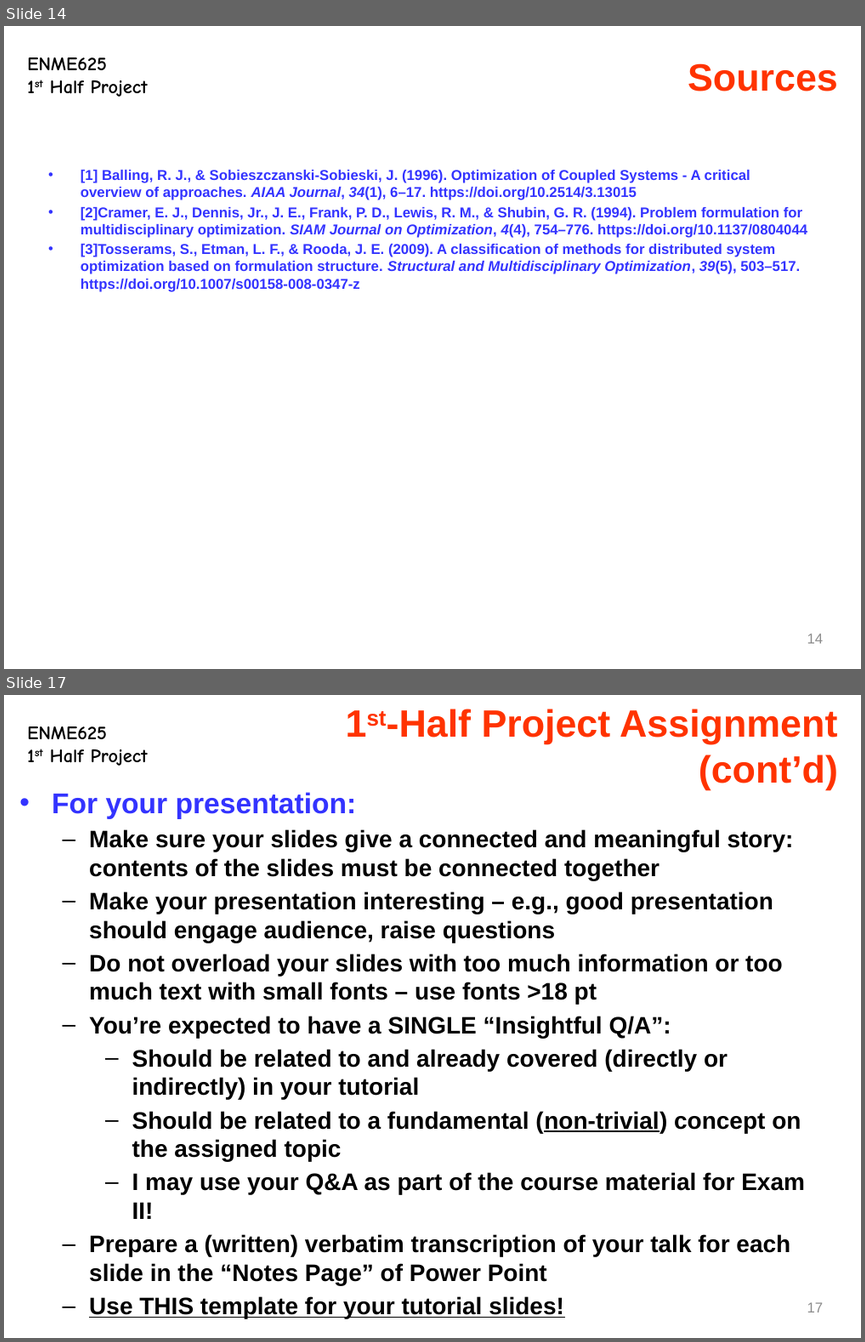
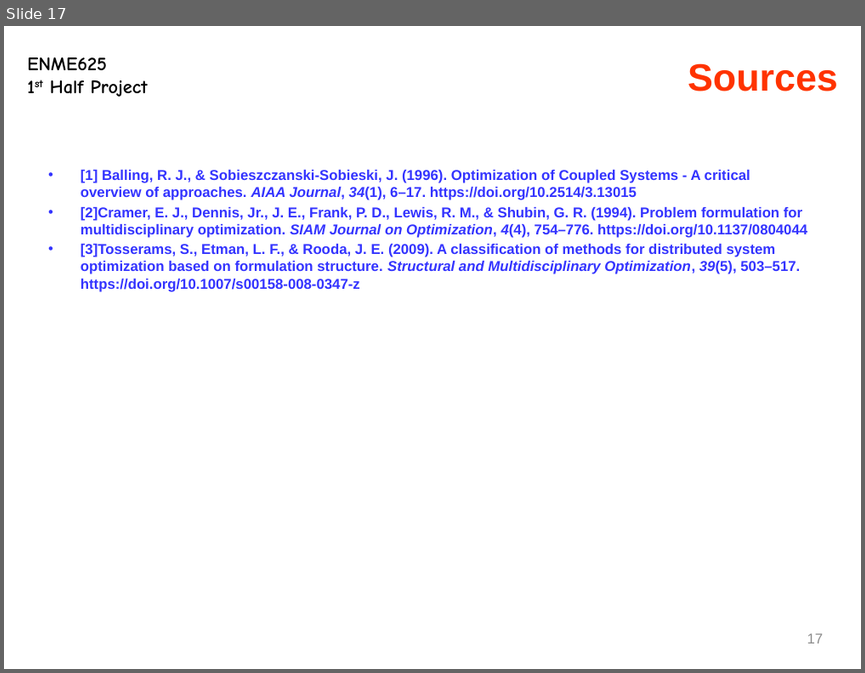
Before and after one commit to hqqen/eeby-deeby, a slide deck: class-work/optimization/project 1/slides.pptx. Shown one above the other, each under a label of ours: slides 14 and 17 before the commit, slide 17 after it; the slides between them are not shown. The pictures are 865x1342 and 865x673 pixels, drawn with LibreOffice and Linux fonts; fonts in the diff are those of the drawing. Boxes give left, top, right and bottom in pixels: in the first picture for what was removed or moved away, otherwise in the second. Text is boxed around its words. In the diff, an @@ line names an element or a change of style, - is before the commit and + after.

Commit message:
sliders

```diff
--- a/class-work/optimization/project 1/slides.pptx
+++ b/class-work/optimization/project 1/slides.pptx
@@ slide 17 removed at (x1=4, y1=695, x2=861, y2=1338), background #FFFFFF; not listed: 1 template element that a slide beside it also shows @@
@@ text removed at (x1=386, y1=709, x2=838, y2=790) @@
-1st-Half Project Assignment (cont’d)
@@ text removed at (x1=52, y1=792, x2=805, y2=1318) @@
-• For your presentation:
-  – Make sure your slides give a connected and meaningful story: contents of the slides must be connected together
-  – Make your presentation interesting – e.g., good presentation should engage audience, raise questions
-  – Do not overload your slides with too much information or too much text with small fonts – use fonts >18 pt
-  – You’re expected to have a SINGLE “Insightful Q/A”:
-    – Should be related to and already covered (directly or indirectly) in your tutorial
-    – Should be related to a fundamental (non-trivial) concept on the assigned topic
-    – I may use your Q&A as part of the course material for Exam II!
-  – Prepare a (written) verbatim transcription of your talk for each slide in the “Notes Page” of Power Point
-  – Use THIS template for your tutorial slides!
@@ page number removed at (x1=807, y1=1302, x2=823, y2=1312) @@
-17
@@ what was slide 14 is now slide 17 @@
@@ page number at (x1=807, y1=633, x2=823, y2=643): text changed @@
-14
+17
```
Also in this commit, not shown: 5 slides changed, 5 slides added, 31 other slides removed, 1 other file.
